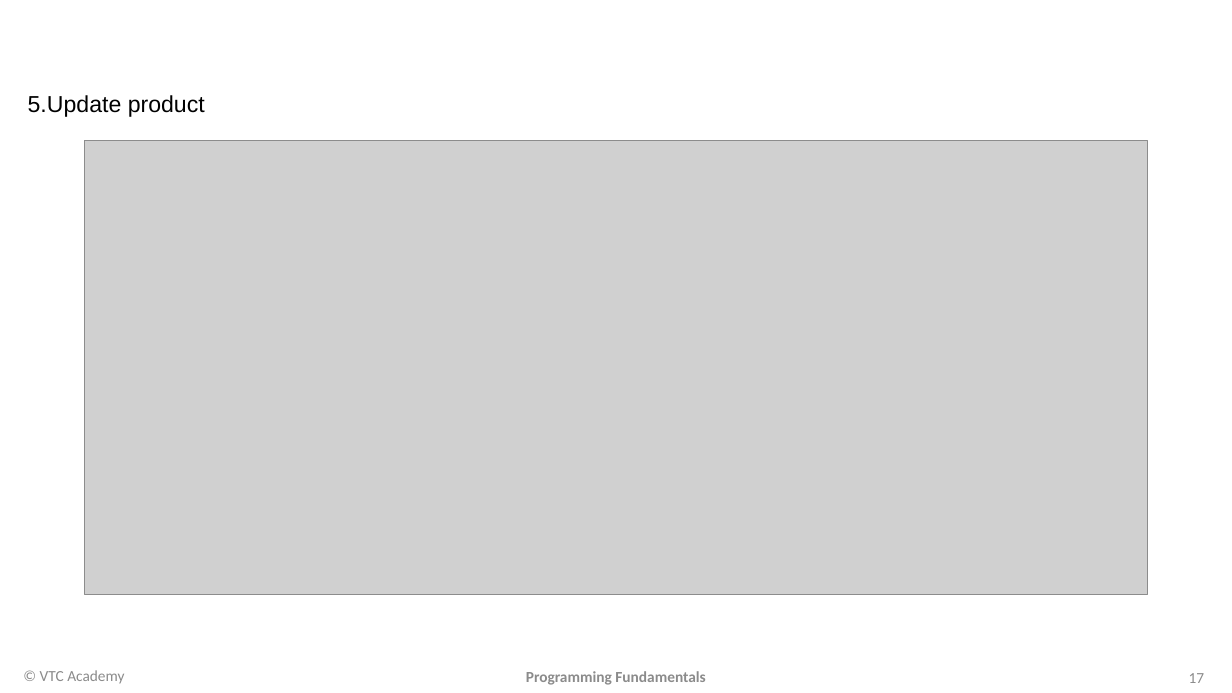
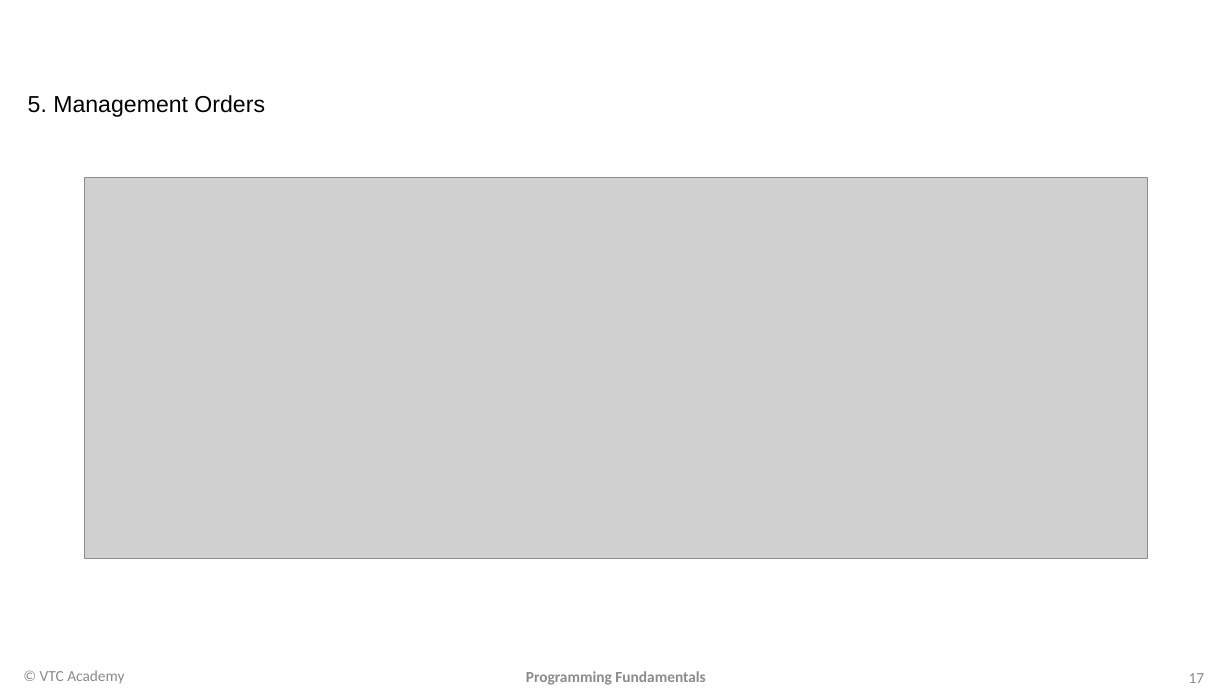
Before and after one commit to ngonngay/Project, a slide deck: slide 17 of minisupermarketMS/document/Project9-18.pptx. Drawn at 1232x693 pixels with LibreOffice and Linux fonts; fonts in the diff are those of the drawing; grey boxes stand for pictures; background and template pictures are left out. Boxes give left, top, right and bottom in pixels: in the first picture for what was removed or moved away, otherwise in the second. Text is boxed around its words. In the diff, an @@ line names an element or a change of style, - is before the commit and + after.

```diff
--- a/minisupermarketMS/document/Project9-18.pptx
+++ b/minisupermarketMS/document/Project9-18.pptx
@@ text at bbox=[28, 95, 265, 117]: text changed @@
-5.Update product
+5. Management Orders
@@ picture: place and size @@
-picture at bbox=[85, 141, 1148, 595]
+picture at bbox=[85, 177, 1148, 558]
```
Also in this commit, not shown: 9 other slides changed, 16 other files.
